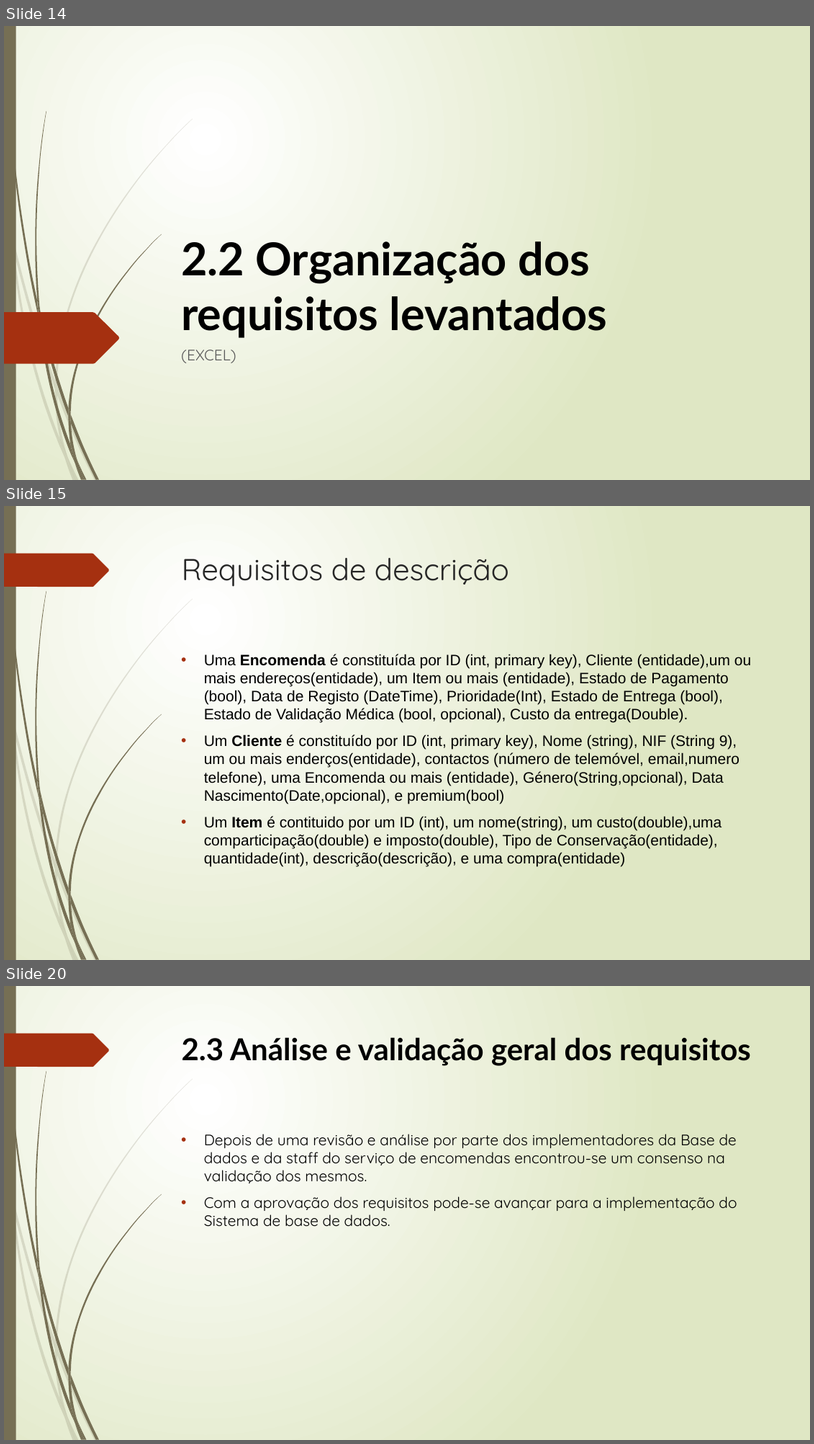
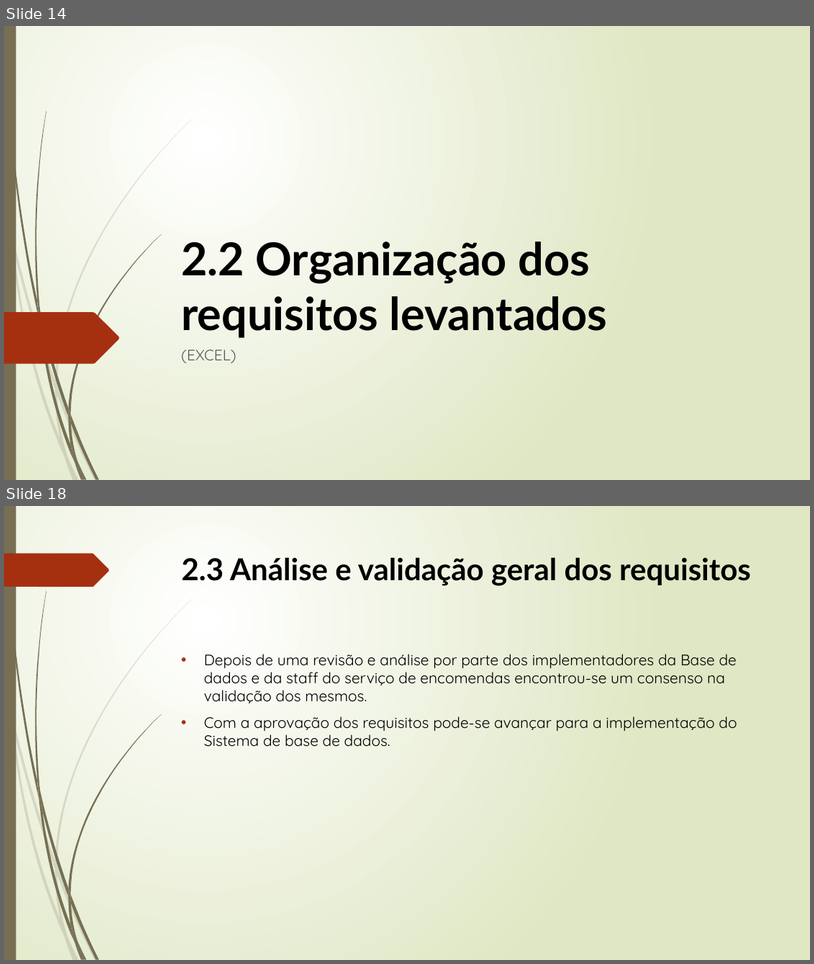
Before and after one commit to Lucenix/BD-TP, a slide deck: Apresentação1.pptx. Shown one above the other, each under a label of ours: slides 14, 15 and 20 before the commit, slides 14 and 18 after it; the slides between them are not shown. The pictures are 814x1444 and 814x964 pixels, drawn with LibreOffice and Linux fonts; fonts in the diff are those of the drawing. Boxes give left, top, right and bottom in pixels: in the first picture for what was removed or moved away, otherwise in the second. Text is boxed around its words. In the diff, an @@ line names an element or a change of style, - is before the commit and + after.

Commit message:
mais power to point

```diff
--- a/Apresentação1.pptx
+++ b/Apresentação1.pptx
@@ slide 15 removed at (4,506,810,960), background gradient #FFFFFF to #DFE8C4; not listed: 24 template elements that a slide beside it also shows @@
@@ title removed at (182,558,509,587) @@
-Requisitos de descrição
@@ text removed at (204,654,751,867) @@
-• Uma Encomenda é constituída por ID (int, primary key), Cliente (entidade),um ou mais endereços(entidade), um Item ou mais (entidade), Estado de Pagamento (bool), Data de Registo (DateTime), Prioridade(Int), Estado de Entrega (bool), Estado de Validação Médica (bool, opcional), Custo da entrega(Double).
-• Um Cliente é constituído por ID (int, primary key), Nome (string), NIF (String 9), um ou mais enderços(entidade), contactos (número de telemóvel, email,numero telefone), uma Encomenda ou mais (entidade), Género(String,opcional), Data Nascimento(Date,opcional), e premium(bool)
-• Um Item é contituido por um ID (int), um nome(string), um custo(double),uma comparticipação(double) e imposto(double), Tipo de Conservação(entidade), quantidade(int), descrição(descrição), e uma compra(entidade)
@@ what was slide 20 is now slide 18 @@
```
Also in this commit, not shown: 2 slides changed, 5 slides added, 5 other slides removed.
